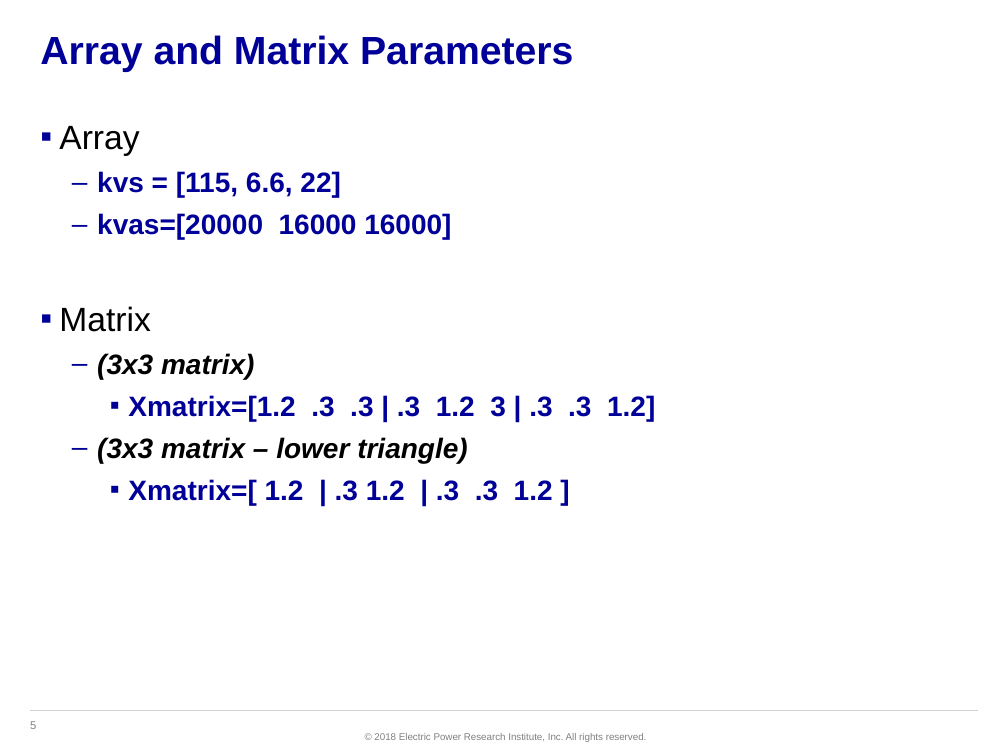
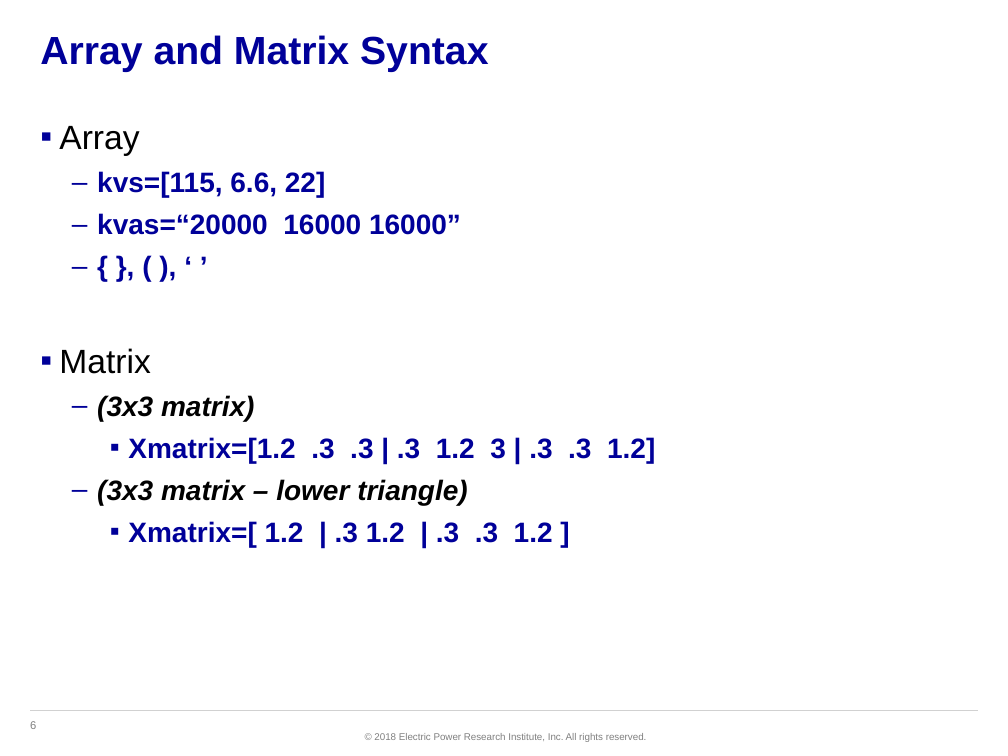
Before and after one commit to dss-extensions/opendss-svn-mirror, a slide deck: slide 6 of trunk/Training/NCSU-2018/Scripting Basics.pptx (slide 5 before the commit). Drawn at 1008x756 pixels with LibreOffice and Linux fonts; fonts in the diff are those of the drawing; background and template pictures are left out. Boxes give left, top, right and bottom in pixels: in the first picture for what was removed or moved away, otherwise in the second. Text is boxed around its words. In the diff, an @@ line names an element or a change of style, - is before the commit and + after.

```diff
--- a/trunk/Training/NCSU-2018/Scripting Basics.pptx
+++ b/trunk/Training/NCSU-2018/Scripting Basics.pptx
@@ title at [40, 35, 488, 72]: text changed @@
-Array and Matrix Parameters
+Array and Matrix Syntax
@@ text at [97, 171, 461, 235]: text changed @@
-  – kvs = [115, 6.6, 22]
-  – kvas=[20000 16000 16000]
+  – kvs=[115, 6.6, 22]
+  – kvas=“20000 16000 16000”
+  – { }, ( ), ‘ ’
```
Also in this commit, not shown: 5 other slides changed, 12 slides added, 3 slides removed.
